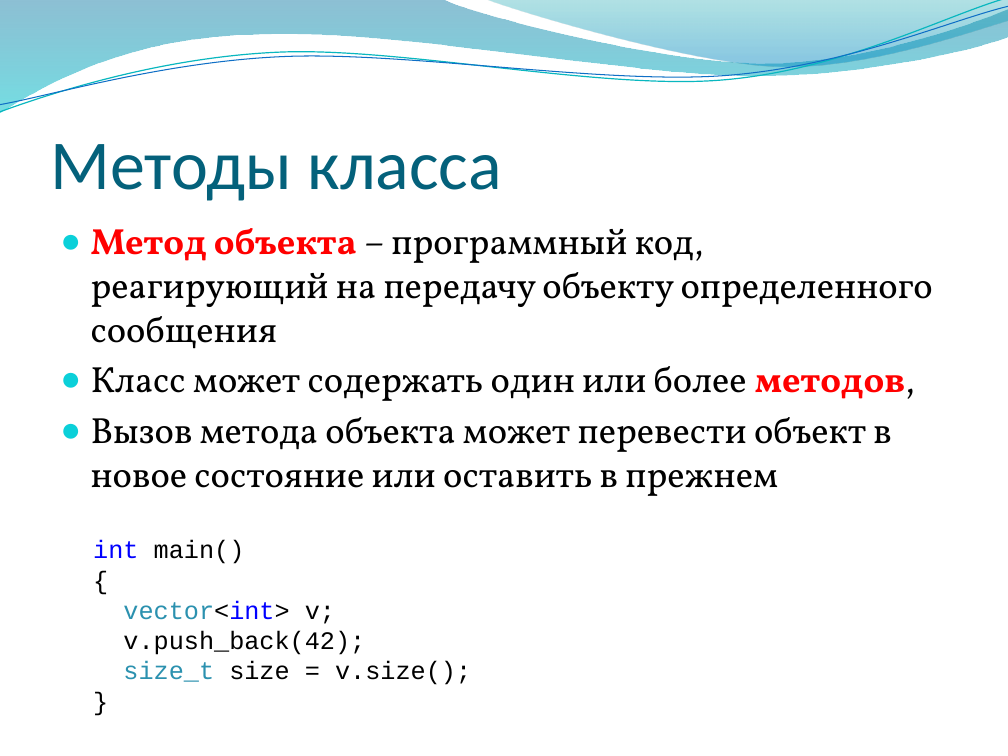
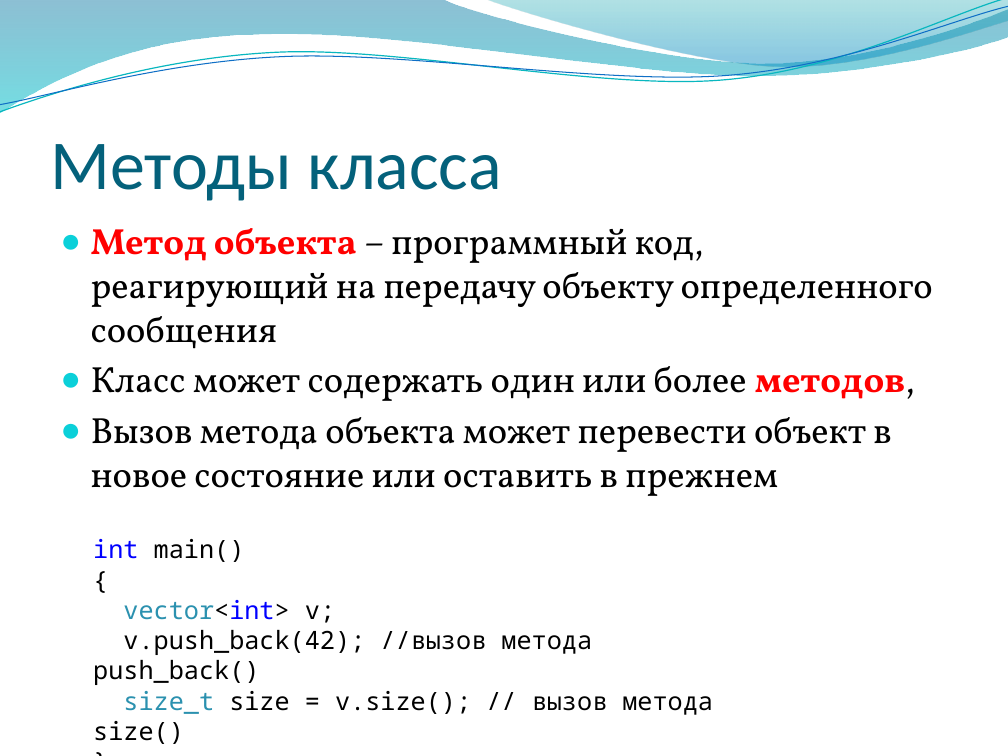
Before and after one commit to alexey-malov/oop, a slide deck: slide 8 of lectures/02/Основы ООП.pptx. Drawn at 1008x756 pixels with LibreOffice and Linux fonts; fonts in the diff are those of the drawing; background and template pictures are left out. Boxes give left, top, right and bottom in pixels: in the first picture for what was removed or moved away, otherwise in the second. Text is boxed around its words. In the diff, an @@ line names an element or a change of style, - is before the commit and + after.

```diff
--- a/lectures/02/Основы ООП.pptx
+++ b/lectures/02/Основы ООП.pptx
@@ text at (93, 539, 335, 623): font Courier New to Noto Sans Mono in "int main()", "{", "vector<int> v;", "}" @@
@@ text at (93, 630, 713, 715): text changed; font Courier New to Noto Sans Mono @@
-v.push_back(42);
-size_t size = v.size();
+v.push_back(42); //вызов метода push_back()
+size_t size = v.size(); // вызов метода size()
```
Also in this commit, not shown: 15 other slides changed, 1 other file.
